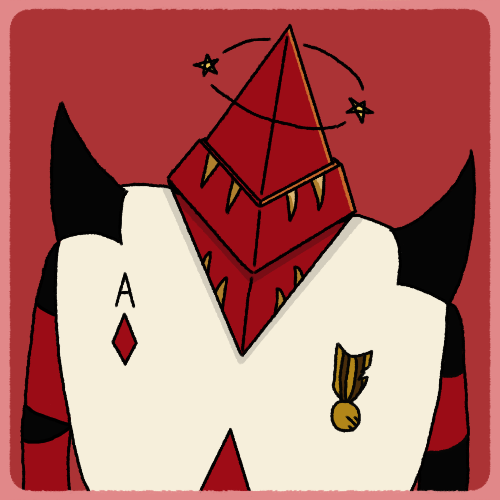
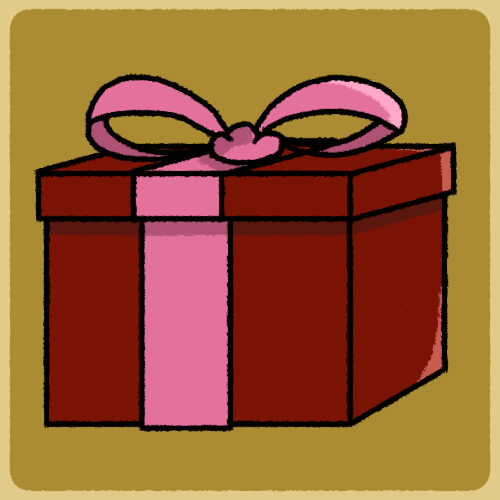
Layered file, before and after one edit (500 x 500). Changes by layer:
hid "Copiar de Pintar camada 26" (1st of 4, in "Agrupar 25"), painted on it over box(0, 0, 500, 500)
showed "Copiar de Pintar camada 26" (2nd of 4, in "Agrupar 25"), painted on it over box(0, 0, 500, 500)
painted on "Pintar camada 24" over box(0, 0, 500, 500)
hid group "Rasgado ao meio" (5 layers) over box(0, 0, 500, 500)
painted on "Pintar camada 92" over box(0, 0, 500, 500)
painted on "Pintar camada 91" over box(0, 0, 500, 500)
showed group "Surpresa" (9 layers) over box(0, 0, 500, 500)
added layer "Pintar camada 94" in group "Surpresa" over box(64, 0, 448, 256)
added layer "Pintar camada 93" in group "Surpresa" over box(128, 64, 384, 500)
painted on "line" (3rd of 12, in "Surpresa") over box(0, 0, 500, 256)
painted on "line" (4th of 12, in "Surpresa") over box(0, 64, 500, 500)
renamed "Pintar camada 58" to "Pintar camada 95", painted on it over box(0, 0, 500, 448)
moved "Pintar camada 60" into group "Agrupar 59", painted on it over box(0, 0, 500, 500)
moved "paint" (3rd of 11, in "Surpresa" › "Agrupar 59") into group "Agrupar 59", painted on it over box(0, 64, 500, 500)
hid "Copiar de Pintar camada 50" (1st of 4), painted on it over box(0, 0, 500, 500)
showed "Copiar de Pintar camada 50" (2nd of 4), painted on it over box(0, 0, 500, 500)
